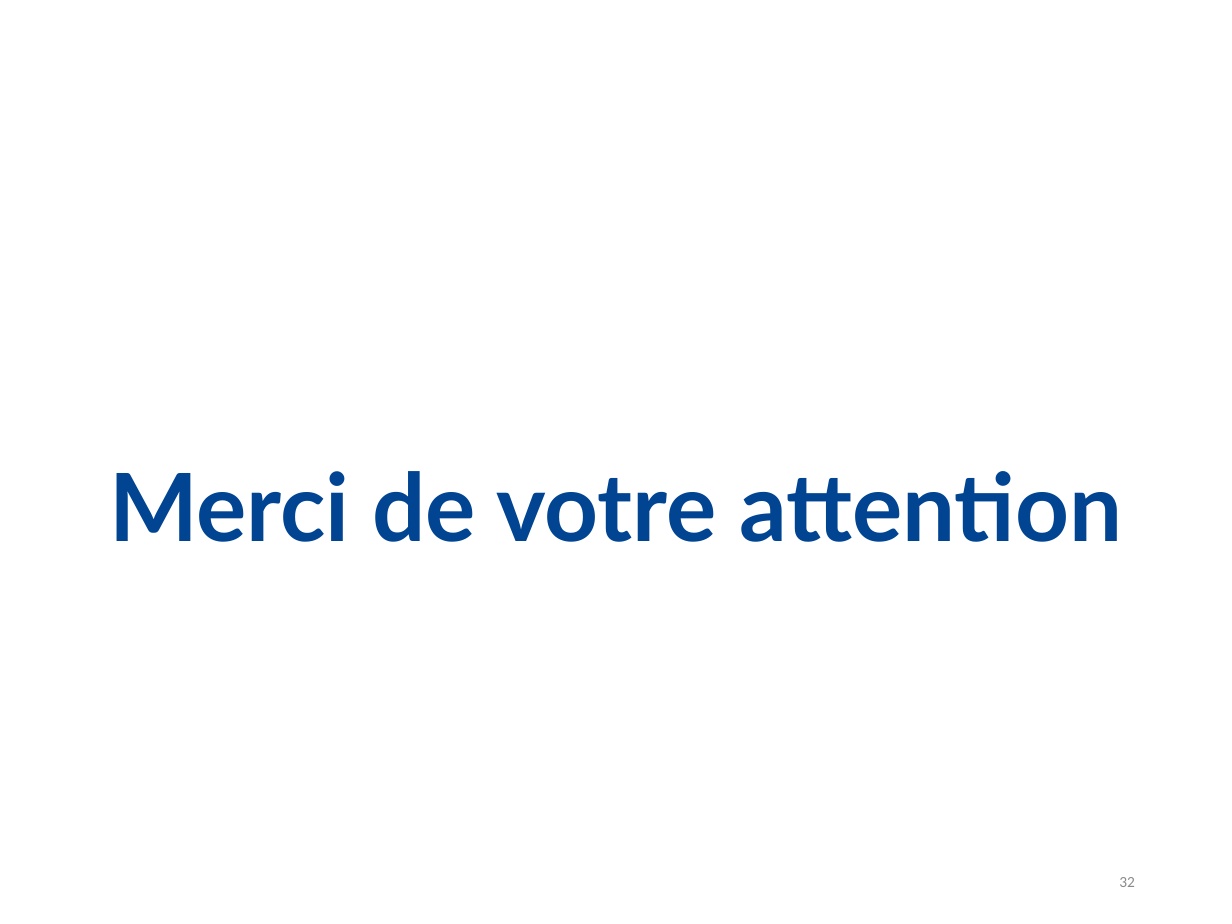
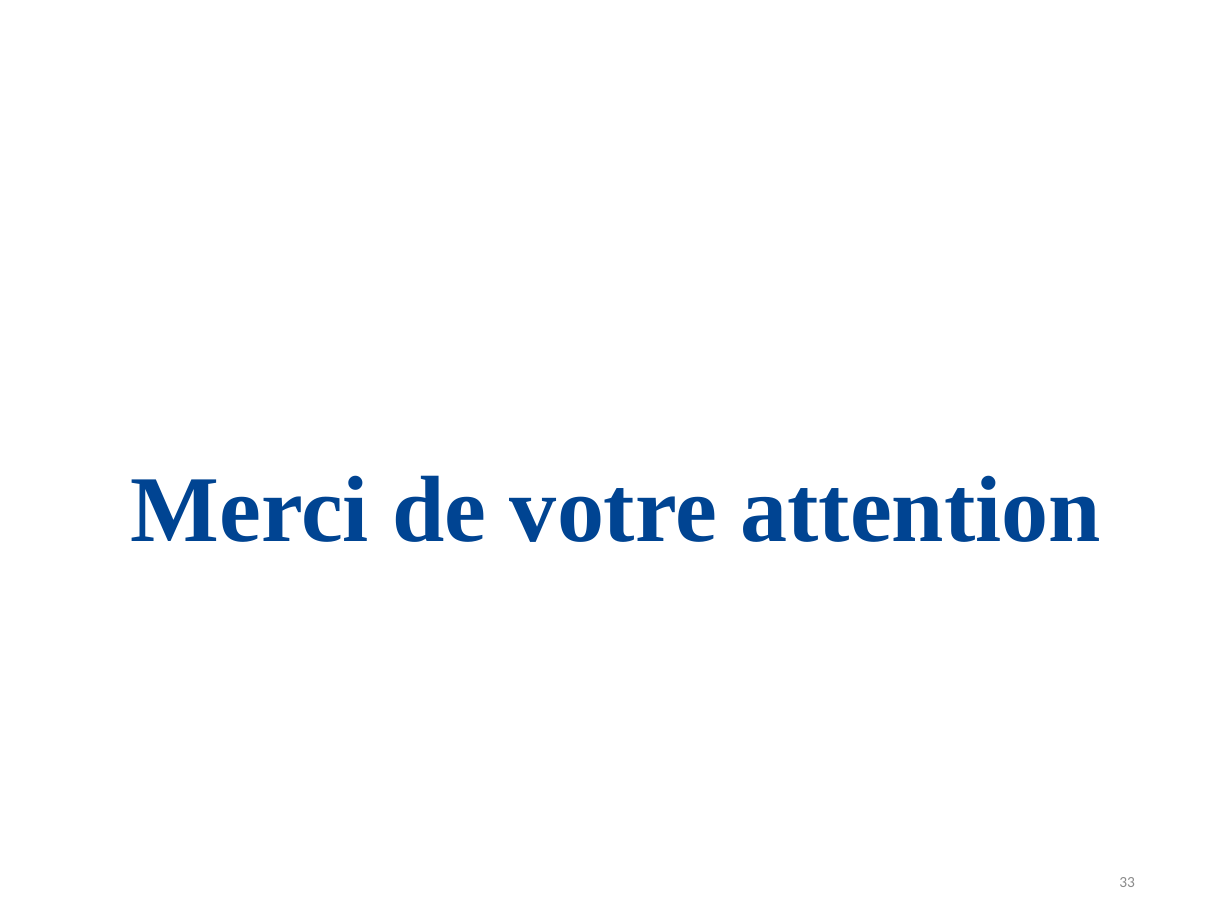
Before and after one commit to FlorentALAPETITE/Rapport_Stage_2017, a slide deck: slide 33 of Soutenance_Stage.pptx (slide 32 before the commit). Drawn at 1232x924 pixels with LibreOffice and Linux fonts; fonts in the diff are those of the drawing; background and template pictures are left out. Boxes give left, top, right and bottom in pixels: in the first picture for what was removed or moved away, otherwise in the second. Text is boxed around its words. In the diff, an @@ line names an element or a change of style, - is before the commit and + after.

```diff
--- a/Soutenance_Stage.pptx
+++ b/Soutenance_Stage.pptx
@@ text "Merci de votre attention" at [131,475,1100,542]: font Lato to Times New Roman @@
@@ page number at [1119,877,1135,887]: text changed @@
-32
+33
```
Also in this commit, not shown: 3 other slides changed, 1 slide added, 3 other files.
